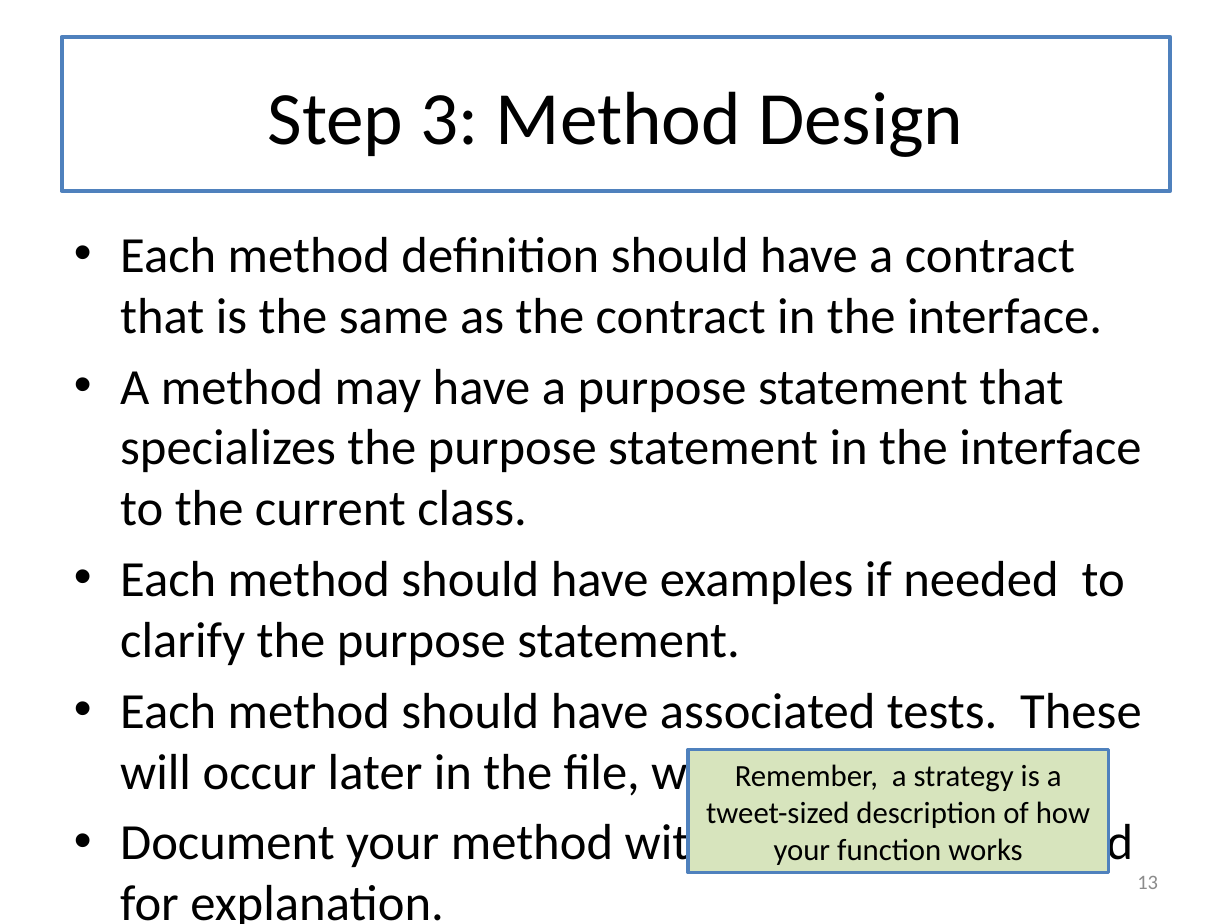
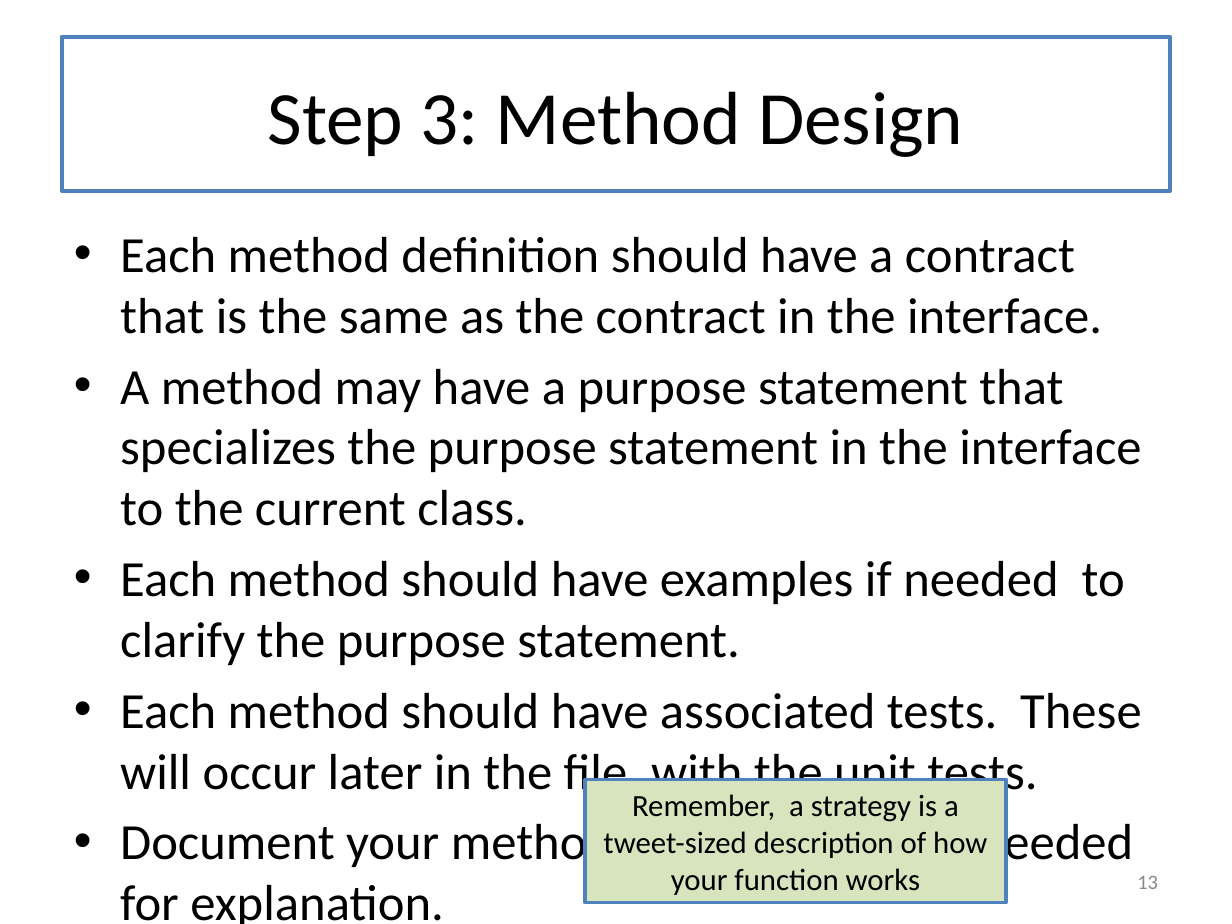
Before and after one commit to mwand/cs5010f16, a slide deck: slide 13 of Slides/Lesson 9.5 The Design Recipe Using Classes.pptx. Drawn at 1232x924 pixels with LibreOffice and Linux fonts; fonts in the diff are those of the drawing. Boxes give left, top, right and bottom in pixels: in the first picture for what was removed or moved away, otherwise in the second. Text is boxed around its words. In the diff, an @@ line names an element or a change of style, - is before the commit and + after.

```diff
--- a/Slides/Lesson 9.5 The Design Recipe Using Classes.pptx
+++ b/Slides/Lesson 9.5 The Design Recipe Using Classes.pptx
@@ rectangle "Remember, a strategy is a ...": place and size @@
-rectangle "Remember, a strategy is a ..." at (687, 749, 1109, 872)
+rectangle "Remember, a strategy is a ..." at (585, 780, 1007, 903)
```
Also in this commit, not shown: 6 other slides changed, 7 other files.
